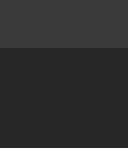
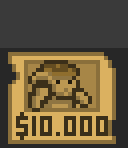
Revision of a layered 128 × 148 image; what changed, layer by layer:
renamed "Calque #1" to "Wanted", painted on it over [8, 52, 116, 144]
